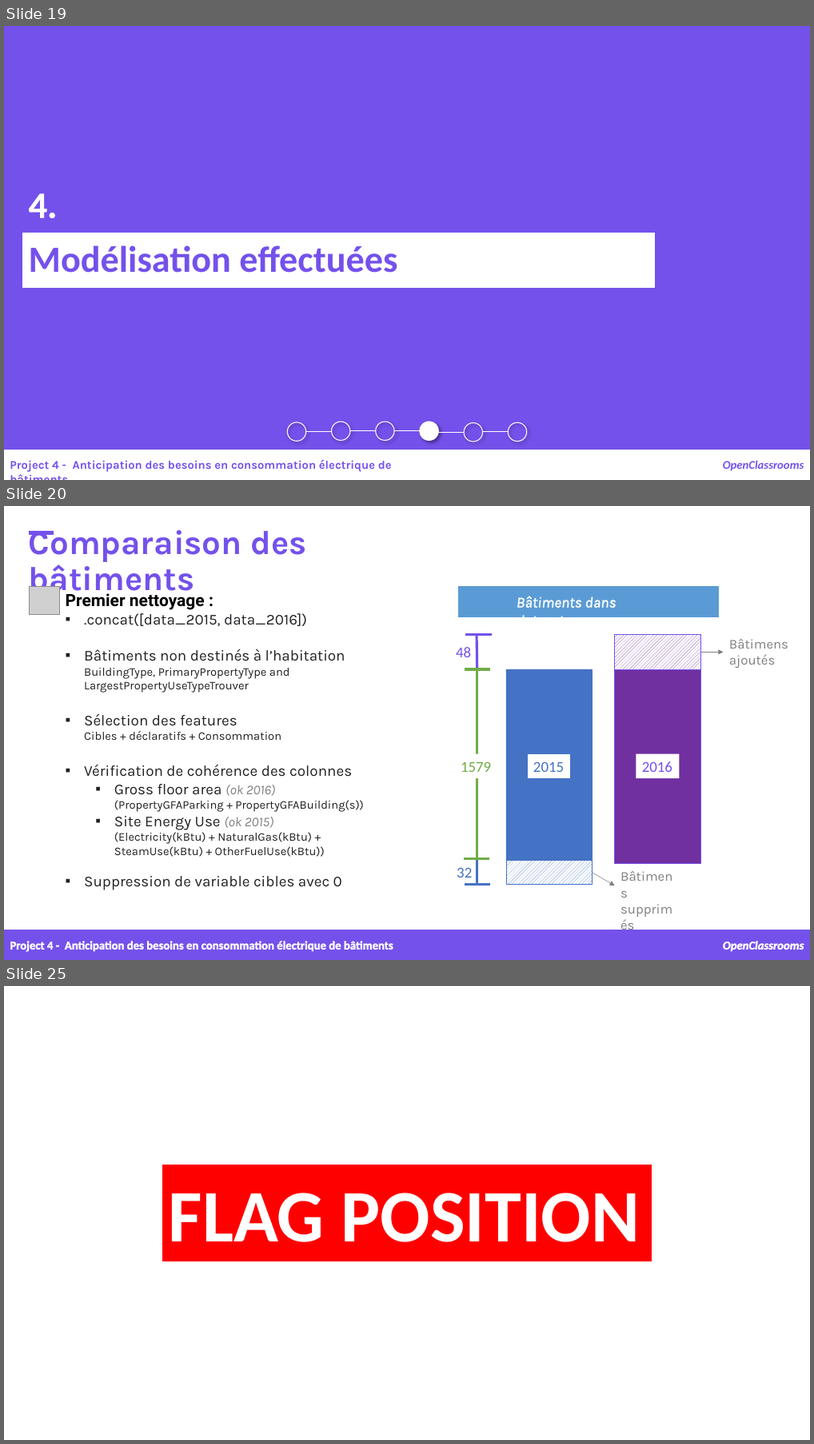
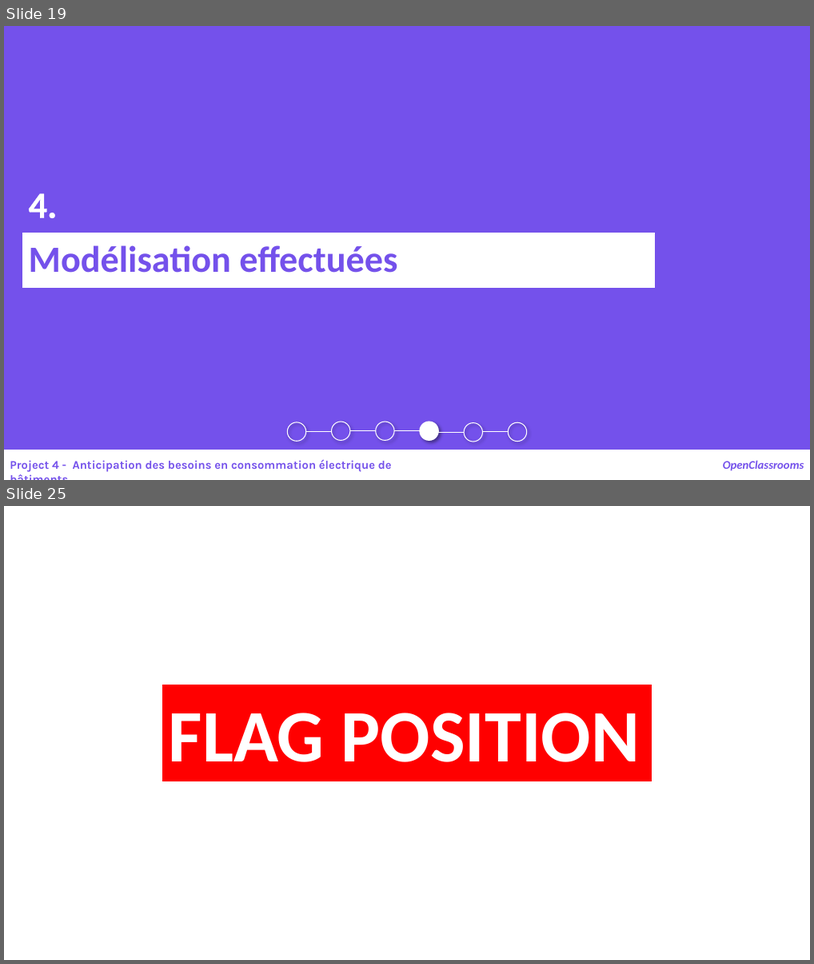
Before and after one commit to samirhinojosa/OC-P4-consumption-needs-of-buildings, a slide deck: supports/P4_presentation v1.pptx. Shown one above the other, each under a label of ours: slides 19, 20 and 25 before the commit, slides 19 and 25 after it; the slides between them are not shown. The pictures are 814x1444 and 814x964 pixels, drawn with LibreOffice and Linux fonts; fonts in the diff are those of the drawing; grey boxes stand for pictures; background and template pictures are left out. Boxes give left, top, right and bottom in pixels: in the first picture for what was removed or moved away, otherwise in the second. Text is boxed around its words. In the diff, an @@ line names an element or a change of style, - is before the commit and + after.

```diff
--- a/supports/P4_presentation v1.pptx
+++ b/supports/P4_presentation v1.pptx
@@ slide 20 removed at [4,506,810,960], background picture (left out) @@
@@ text removed at [29,530,306,600] @@
-Comparaison des bâtiments
@@ rectangle removed at [29,531,53,535] @@
@@ picture removed at [29,587,59,615] @@
@@ text removed at [66,590,363,890] @@
-Premier nettoyage :
-▪ .concat([data_2015, data_2016])
-▪ Bâtiments non destinés à l’habitation BuildingType, PrimaryPropertyType and LargestPropertyUseTypeTrouver
-▪ Sélection des features
-  Cibles + déclaratifs + Consommation
-▪ Vérification de cohérence des colonnes
-  ▪ Gross floor area (ok 2016)
-    (PropertyGFAParking + PropertyGFABuilding(s))
-  ▪ Site Energy Use (ok 2015)
-    (Electricity(kBtu) + NaturalGas(kBtu) + SteamUse(kBtu) + OtherFuelUse(kBtu))
-▪ Suppression de variable cibles avec 0
@@ rectangle removed at [459,587,719,616] @@
@@ text removed at [517,596,617,617] @@
-Bâtiments dans datasets
@@ text removed at [456,647,471,657] @@
-48
@@ line removed from (491, 634) to (466, 634) @@
@@ line removed from (477, 634) to (478, 669) @@
@@ rectangle removed at [615,634,701,670] @@
@@ text removed at [730,639,789,668] @@
-Bâtimens ajoutés
@@ line removed from (490, 669) to (464, 669) @@
@@ line removed from (478, 669) to (478, 859) @@
@@ rectangle removed at [506,669,593,863] @@
@@ rectangle removed at [615,669,701,863] @@
@@ arrow removed from (701, 652) to (724, 652) @@
@@ text removed at [461,761,491,772] @@
-1579
@@ rectangle removed at [528,754,571,778] @@
-2015
@@ rectangle removed at [636,754,679,778] @@
-2016
@@ line removed from (490, 859) to (464, 859) @@
@@ line removed from (490, 859) to (464, 859) @@
@@ line removed from (478, 859) to (478, 884) @@
@@ rectangle removed at [506,860,593,884] @@
@@ text removed at [615,864,686,904] @@
-Bâtimens supprimés
@@ text removed at [457,867,472,877] @@
-32
@@ line removed from (490, 884) to (464, 884) @@
@@ arrow removed from (592, 872) to (615, 885) @@
@@ rectangle removed at [4,929,810,960] @@
@@ text removed at [10,940,394,952] @@
-Project 4 - Anticipation des besoins en consommation électrique de bâtiments
@@ text removed at [723,940,805,951] @@
-OpenClassrooms
```
Also in this commit, not shown: 12 slides changed, 2 slides added, 1 other slide removed, 42 other files.
